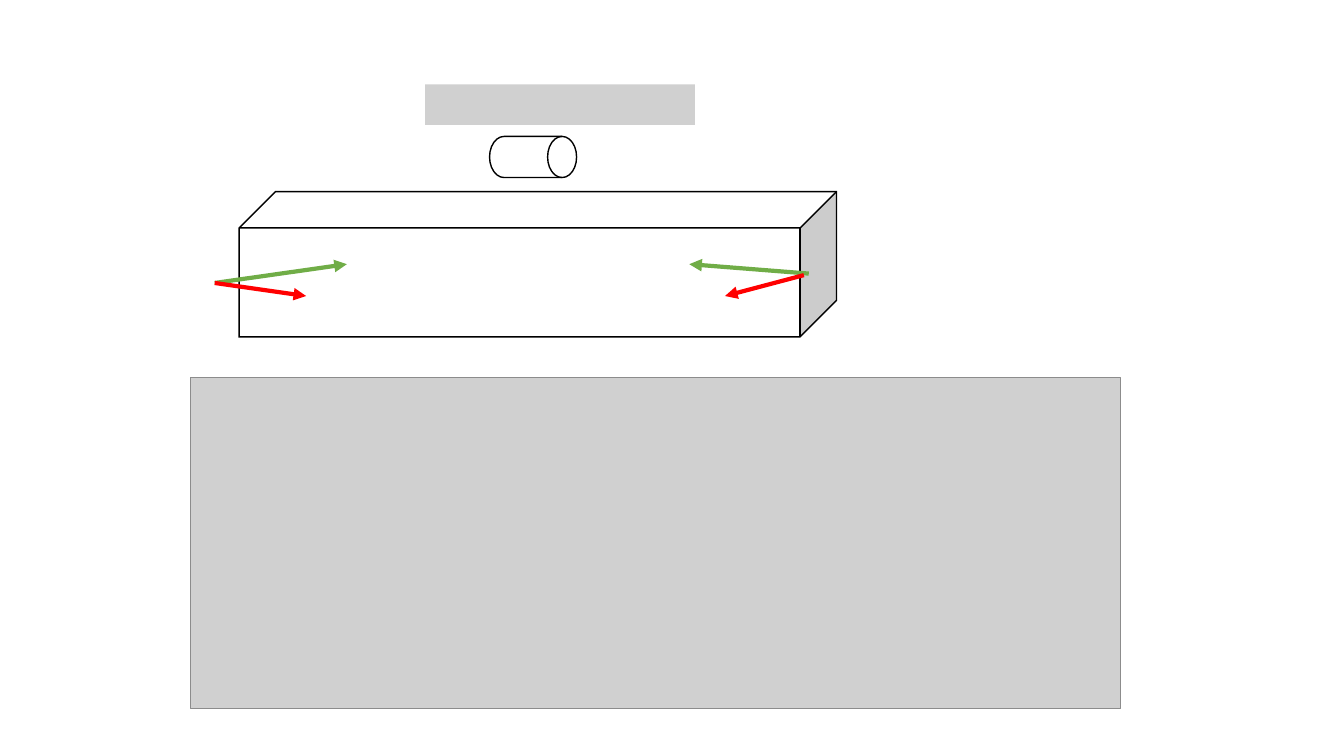
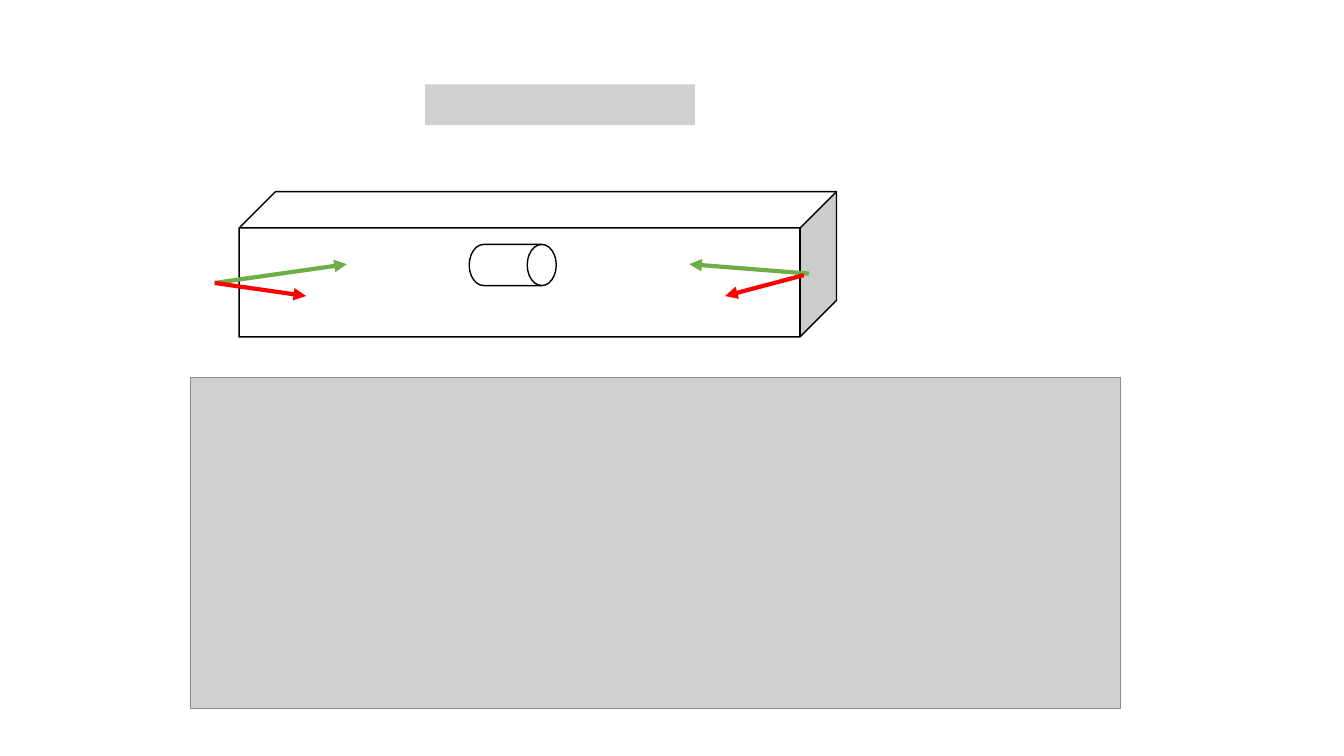
Before and after one commit to youjieyu888/circular-waveguide, a slide deck: slide 2 of cavity-cavity interaction.pptx. Drawn at 1344x756 pixels with LibreOffice and Linux fonts; fonts in the diff are those of the drawing; grey boxes stand for pictures. Boxes give left, top, right and bottom in pixels: in the first picture for what was removed or moved away, otherwise in the second. Text is boxed around its words. In the diff, an @@ line names an element or a change of style, - is before the commit and + after.

```diff
--- a/cavity-cavity interaction.pptx
+++ b/cavity-cavity interaction.pptx
@@ flow chart magnetic drum: place and size @@
-flow chart magnetic drum at (490,136,577,177)
+flow chart magnetic drum at (470,244,557,285)
```
Also in this commit, not shown: 1 other slide changed, 1 slide added, 1 slide removed, 11 other files.
